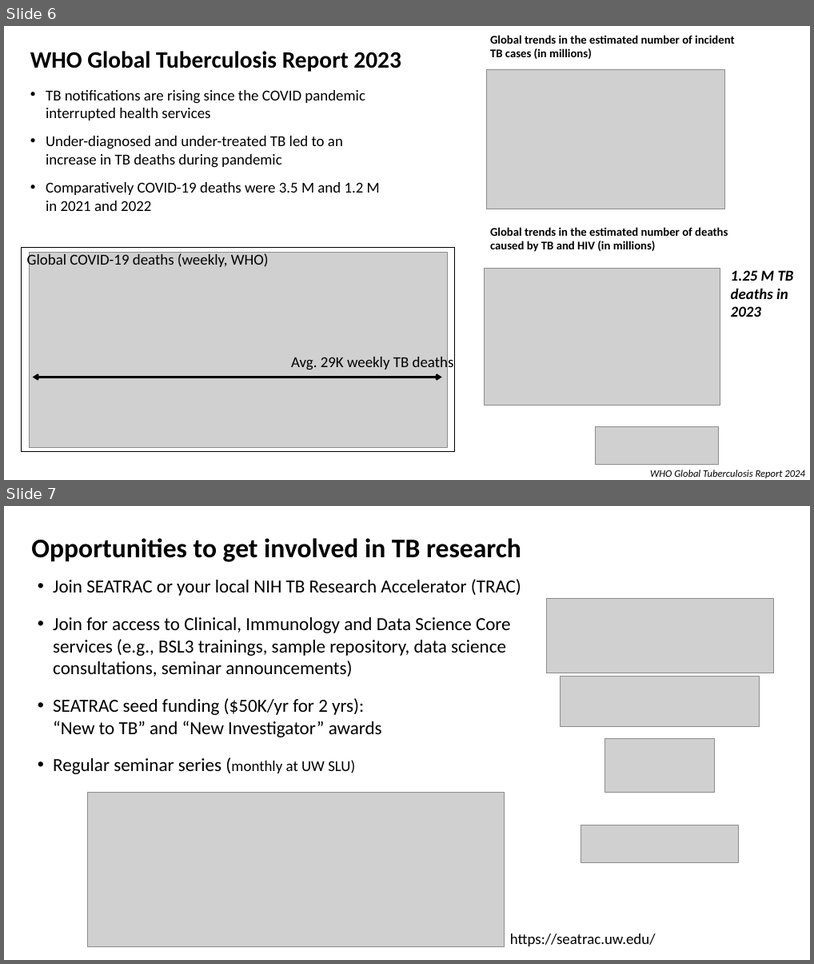
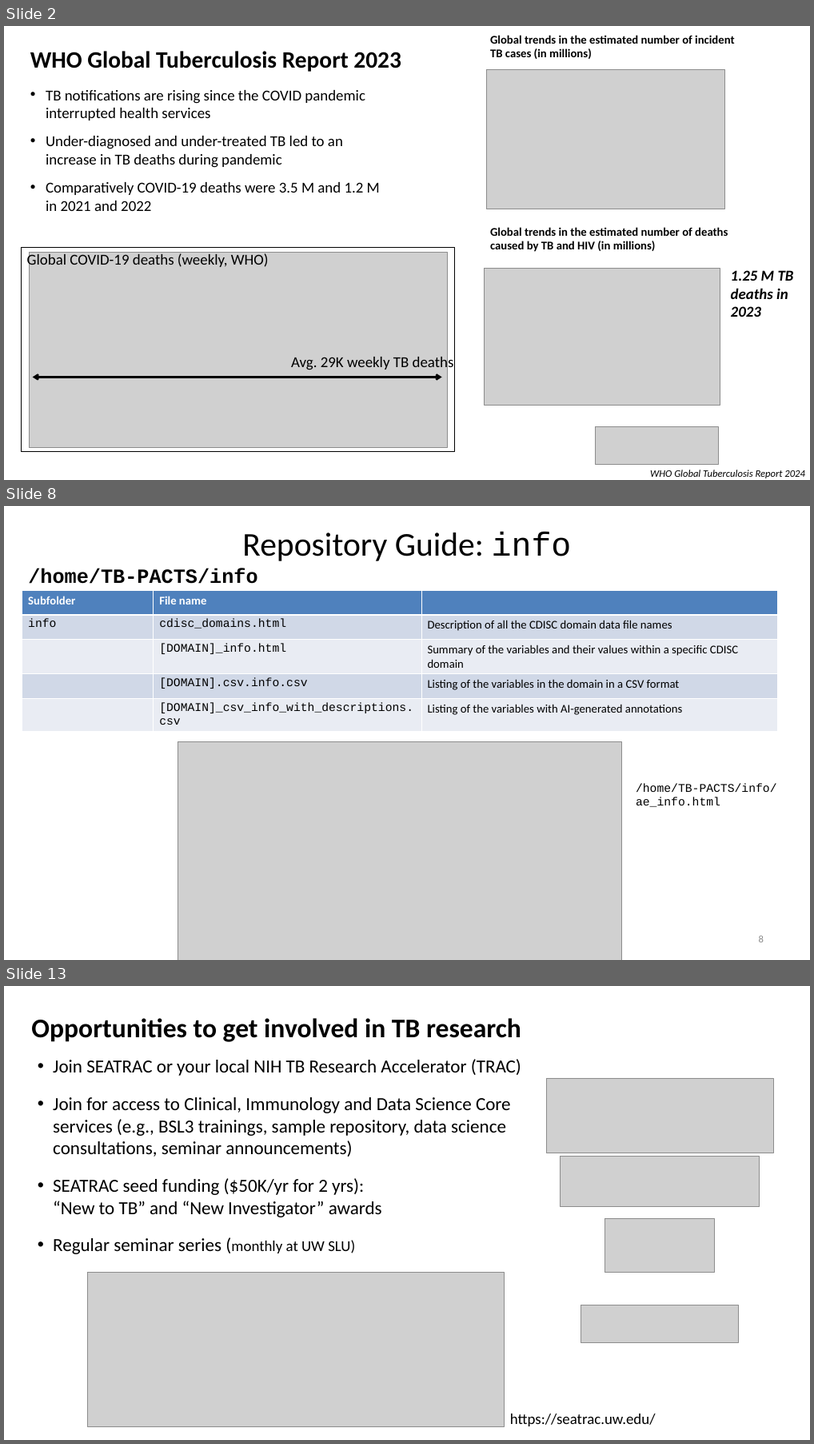
Before and after one commit to agartland/seatrac-hackday-2026, a slide deck: docs/SEATRAC_TB_hackday_intro_2026-FEB.pptx. Shown one above the other, each under a label of ours: slides 6 and 7 before the commit, slides 2, 8 and 13 after it; the slides between them are not shown. The pictures are 814x964 and 814x1444 pixels, drawn with LibreOffice and Linux fonts; fonts in the diff are those of the drawing; grey boxes stand for pictures. Boxes give left, top, right and bottom in pixels: in the first picture for what was removed or moved away, otherwise in the second. Text is boxed around its words. In the diff, an @@ line names an element or a change of style, - is before the commit and + after.

```diff
--- a/docs/SEATRAC_TB_hackday_intro_2026-FEB.pptx
+++ b/docs/SEATRAC_TB_hackday_intro_2026-FEB.pptx
@@ slide 8 added at (x1=4, y1=506, x2=810, y2=960), background #FFFFFF @@
@@ title added at (x1=242, y1=532, x2=572, y2=561), 39.6 pt, text #000000 @@
+Repository Guide: info
@@ text added at (x1=28, y1=568, x2=258, y2=584), 24 pt, text #000000, bold @@
+/home/TB-PACTS/info
@@ table added at (x1=22, y1=590, x2=778, y2=728), 5 rows, 3 columns @@
+Subfolder | File name | 
+info | cdisc_domains.html | Description of all the CDISC domain data file names
+ | [DOMAIN]_info.html | Summary of the variables and their values within a specific CDISC domain
+ | [DOMAIN].csv.info.csv | Listing of the variables in the domain in a CSV format
+ | [DOMAIN]_csv_info_with_descriptions.csv | Listing of the variables with AI-generated annotations
@@ picture added at (x1=178, y1=742, x2=622, y2=960) @@
@@ text added at (x1=636, y1=783, x2=778, y2=807), 14 pt, text #000000 @@
+/home/TB-PACTS/info/
+ae_info.html
@@ page number added at (x1=759, y1=935, x2=764, y2=942), 12 pt, text #8C8C8C @@
+8
@@ what was slide 6 is now slide 2 @@
@@ what was slide 7 is now slide 13 @@
```
Also in this commit, not shown: 2 slides changed, 7 other slides added, 2 slides removed.
